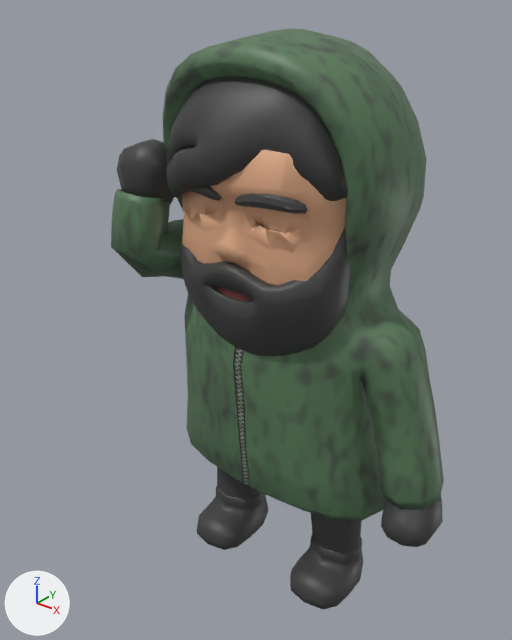
Two versions of the FBX model Content/FBX/Characters/Personaje_01/Personaje_01.fbx, one commit apart.
Before and after are seen from a 50 mm camera at (1.33, -1.862, 2.128) aimed at (-0.071, -0.11, 1.042). The lights are fixed; the arrows at lower left show +X, +Y and +Z. Both versions are drawn at frame 7 of the action 'Rig_01|golpear_Rigging personaje.001'; the numbers are the values there.

Names of what the first picture shows: 'personaje_01'.
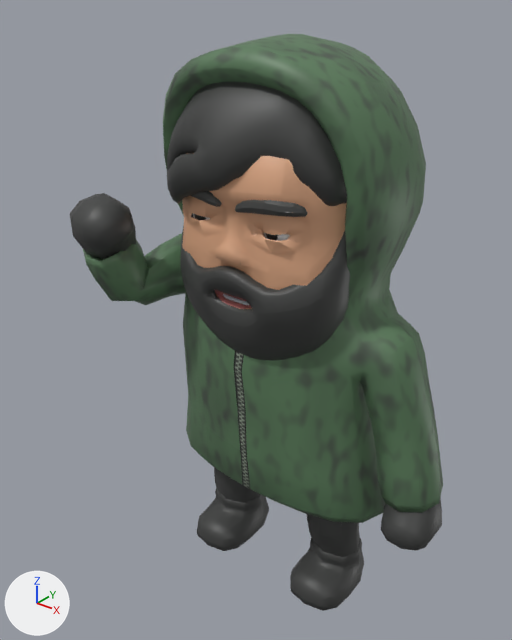
What differs and where, as boxes [x1, y1, x2, y2] in the pictures (512 x 640 px):
'personaje_01', posed (12% wider): before [111, 28, 444, 609]; after [70, 34, 443, 611]
bone 'maestro columna', root to tip: before (338, 386) to (298, 416); after (338, 389) to (297, 420)
bone 'mandibula', root to tip: before (317, 251) to (239, 312); after (316, 255) to (240, 323)
bone 'DientesInferior', root to tip: before (220, 289) to (333, 324); after (220, 296) to (333, 331)
bone 'mandibula.002', root to tip: before (275, 282) to (251, 294); after (275, 286) to (247, 301)
bone 'parpadoInferior.L', root to tip: before (278, 224) to (273, 211); after (278, 229) to (269, 223)
bone 'parpadoSuperior.R', root to tip: before (206, 207) to (198, 221); after (206, 211) to (196, 222)
bone 'parpadoInferior.R', root to tip: before (206, 207) to (198, 195); after (206, 211) to (195, 207)
bone 'muslo.L', root to tip: before (342, 462) to (337, 517); after (342, 465) to (334, 523)
bone 'pantorrilla.L', root to tip: before (337, 517) to (339, 549); after (334, 523) to (339, 550)
bone 'pie.L', root to tip: before (339, 549) to (317, 587); after (339, 550) to (317, 588)
bone 'hombro.R', root to tip: before (244, 269) to (203, 251); after (244, 272) to (203, 259)
bone 'brazo.R', root to tip: before (203, 251) to (133, 255); after (203, 259) to (129, 289)
bone 'antebrazo.R', root to tip: before (133, 255) to (150, 187); after (129, 289) to (109, 239)
bone 'mano.R', root to tip: before (150, 187) to (154, 111); after (109, 239) to (87, 187)
bone 'muslo.R', root to tip: before (243, 417) to (240, 468); after (243, 420) to (237, 473)
bone 'pantorrilla.R', root to tip: before (240, 468) to (242, 497); after (237, 473) to (242, 498)
bone 'pie.R', root to tip: before (242, 497) to (220, 530); after (242, 498) to (220, 531)

The edits, one by one:
Bone 'maestro columna' (bone_maestro_columna) moves from (0.0, 0.0, 0.0) to (0.0, 0.0, -0.015).
Bone 'mandibula' (bone_mandibula) turns from (0, 0, 0) to (4, 0, 0) degrees about its own x, y and z.
Bone 'DientesInferior' (bone_dientesinferior) moves from (0.0, 0.0, 0.0) to (0.0, 0.0, -0.018).
Bone 'mandibula.002' (bone_mandibula_002) is rescaled from (1.0, 1.0, 1.0) to (1.0, 1.16, 1.0).
Bone 'parpadoInferior.L' (bone_parpadoinferior_l) turns from (-108, 0, 0) to (-82, 0, 0) degrees about its own x, y and z.
Bone 'parpadoSuperior.R' (bone_parpadosuperior_r) turns from (80, 0, 0) to (61, 0, 0) degrees about its own x, y and z.
Bone 'parpadoInferior.R' (bone_parpadoinferior_r) turns from (-100, 0, 0) to (-76, 0, 0) degrees about its own x, y and z.
Bone 'muslo.L' (bone_muslo_l) turns from (0, 0, 0) to (0, 0, -5) degrees about its own x, y and z.
Bone 'pantorrilla.L' (bone_pantorrilla_l) turns from (0, 0, 0) to (1, 0, 13) degrees about its own x, y and z.
Bone 'pie.L' (bone_pie_l) turns from (0, 0, 0) to (0, 0, -8) degrees about its own x, y and z.
Bone 'hombro.R' (bone_hombro_r) turns from (1, 32, -28) to (1, 32, -23) degrees about its own x, y and z.
Bone 'brazo.R' (bone_brazo_r) turns from (64, -4, 3) to (46, -10, 3) degrees about its own x, y and z.
Bone 'antebrazo.R' (bone_antebrazo_r) turns from (61, 0, -89) to (67, -17, -83) degrees about its own x, y and z.
Bone 'mano.R' (bone_mano_r) turns from (-19, -3, 3) to (0, 0, 0) degrees about its own x, y and z.
Bone 'muslo.R' (bone_muslo_r) turns from (0, 0, 0) to (0, 0, 5) degrees about its own x, y and z.
Bone 'pantorrilla.R' (bone_pantorrilla_r) turns from (0, 0, 0) to (1, 0, -13) degrees about its own x, y and z.
Bone 'pie.R' (bone_pie_r) turns from (0, 0, 0) to (0, 0, 8) degrees about its own x, y and z.
